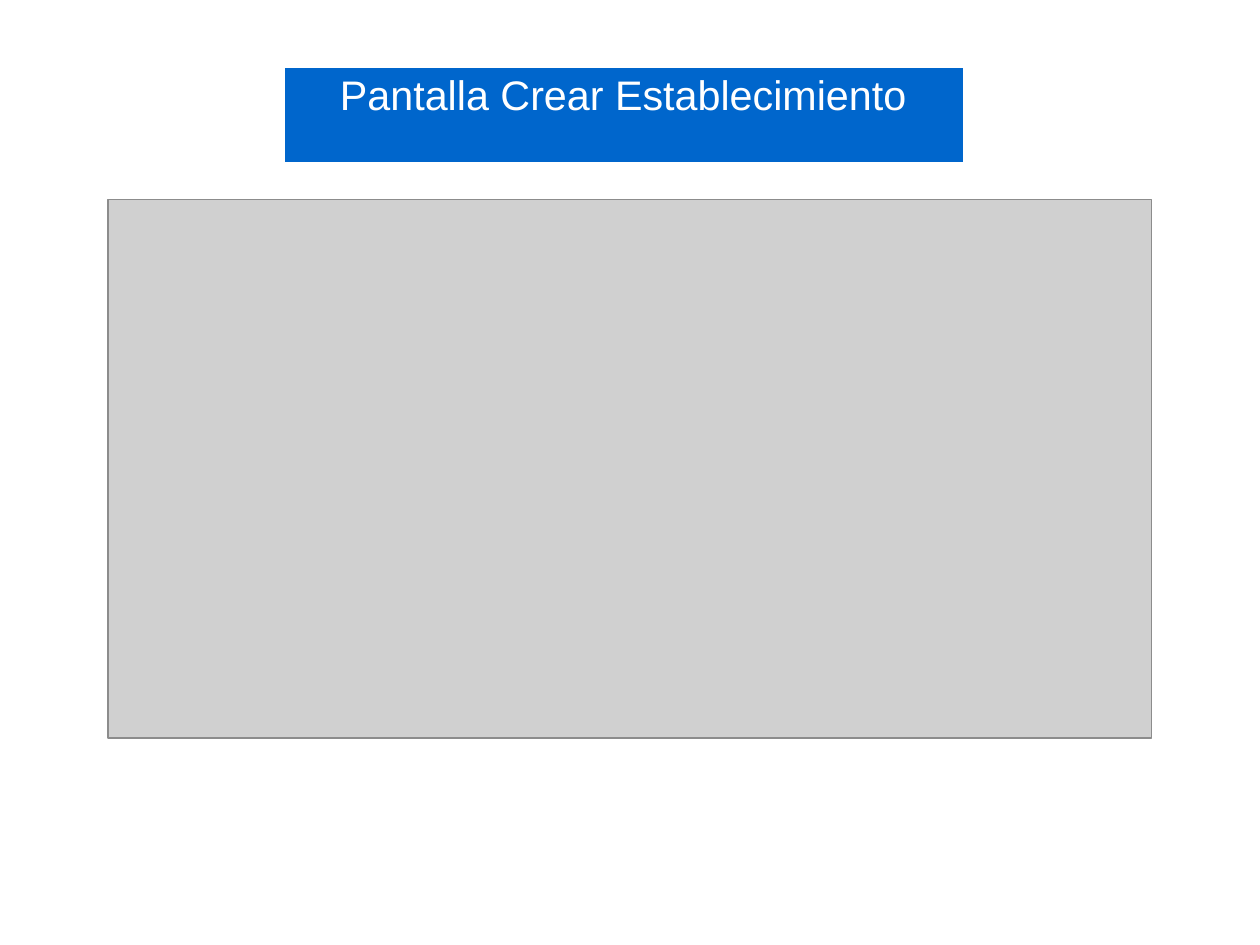
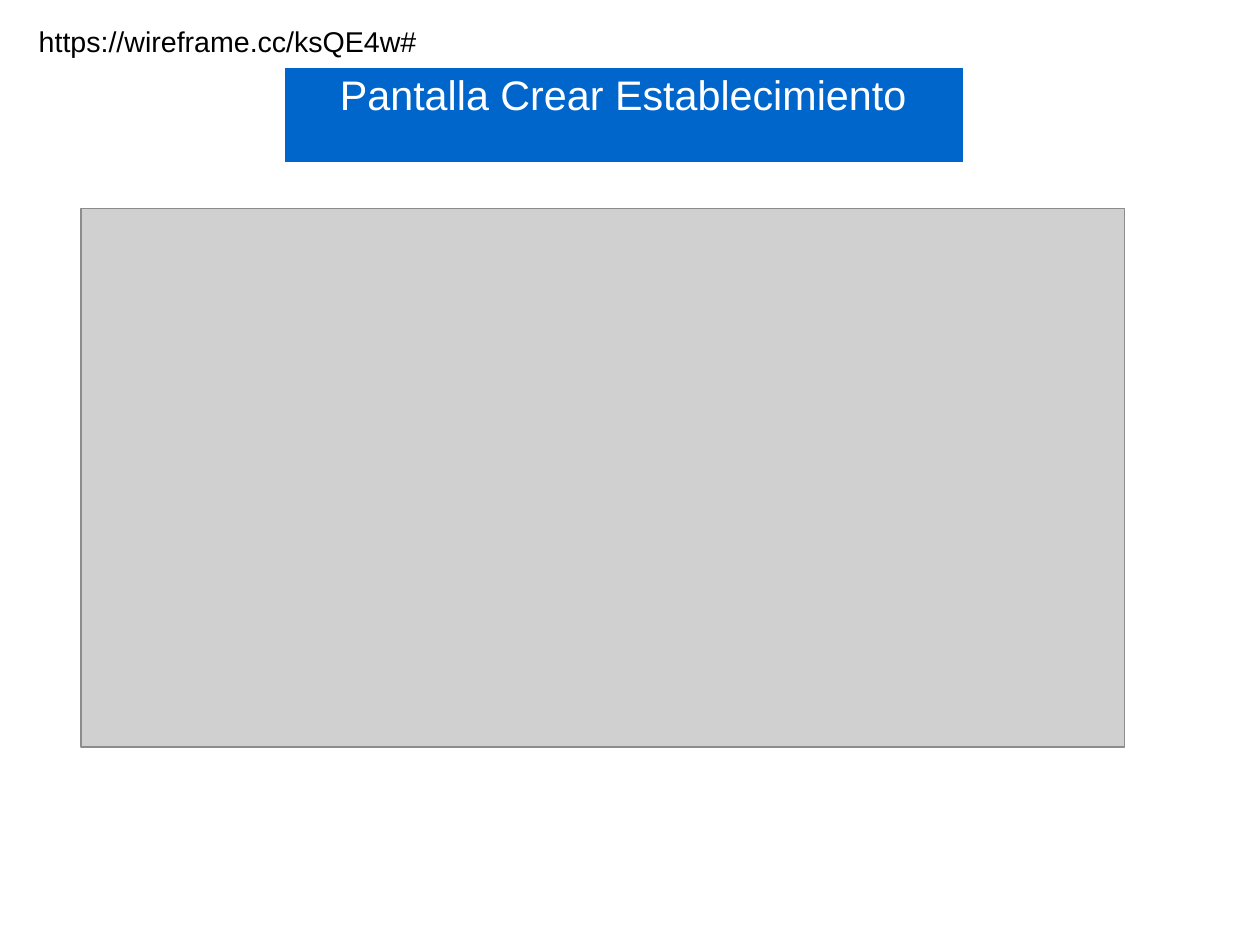
Before and after one commit to mariomaidana/MeteleOnda, a slide deck: slide 3 of MockupsLaboratrio/PresentacionMockupsLaboratori.odp. Drawn at 1260x945 pixels with LibreOffice and Linux fonts; fonts in the diff are those of the drawing; grey boxes stand for pictures. Boxes give left, top, right and bottom in pixels: in the first picture for what was removed or moved away, otherwise in the second. Text is boxed around its words. In the diff, an @@ line names an element or a change of style, - is before the commit and + after.

```diff
--- a/MockupsLaboratrio/PresentacionMockupsLaboratori.odp
+++ b/MockupsLaboratrio/PresentacionMockupsLaboratori.odp
@@ text added at [39, 31, 417, 57], 18 pt, text #000000 @@
+https://wireframe.cc/ksQE4w#
@@ picture: place and size @@
-picture at [107, 200, 1151, 739]
+picture at [81, 209, 1125, 748]
```
Also in this commit, not shown: 1 other slide changed, 3 slides added, 1 slide removed, 6 other files.
